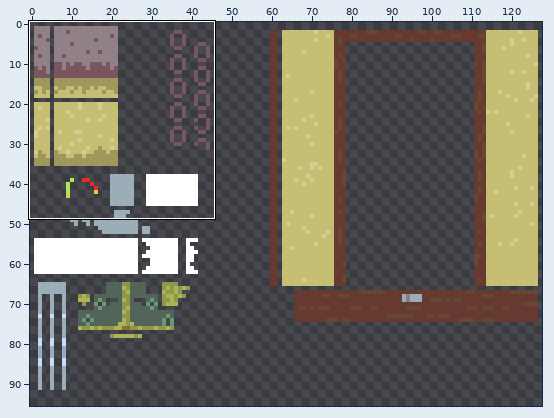
Edited in one commit: sprite sheet (3D Pixel art/Wall Set/DoorFrame_Stop_Fluorescent_lights_Albedo.png). The first picture is a wide view before the edit; the outline marks the close-up.
Close-up. Old version:
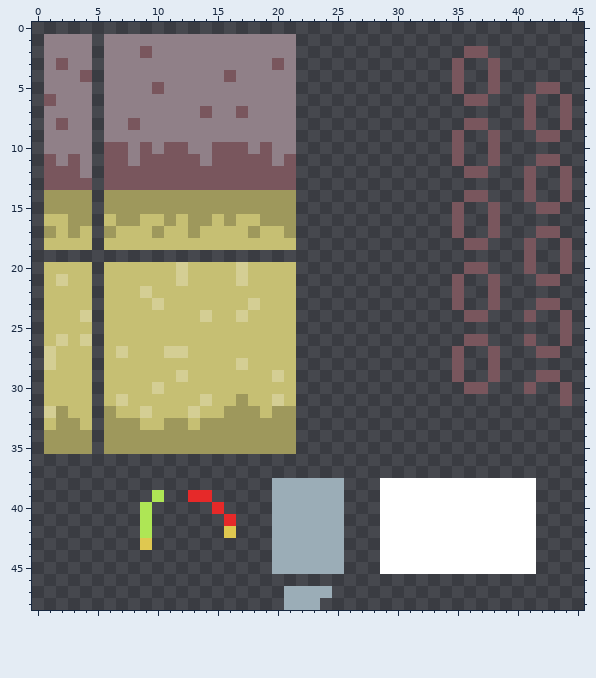
The file is 128x128 pixels. Shown: x 0..45, y 0..48. The wide view leaves out empty margins.
And afterwards:
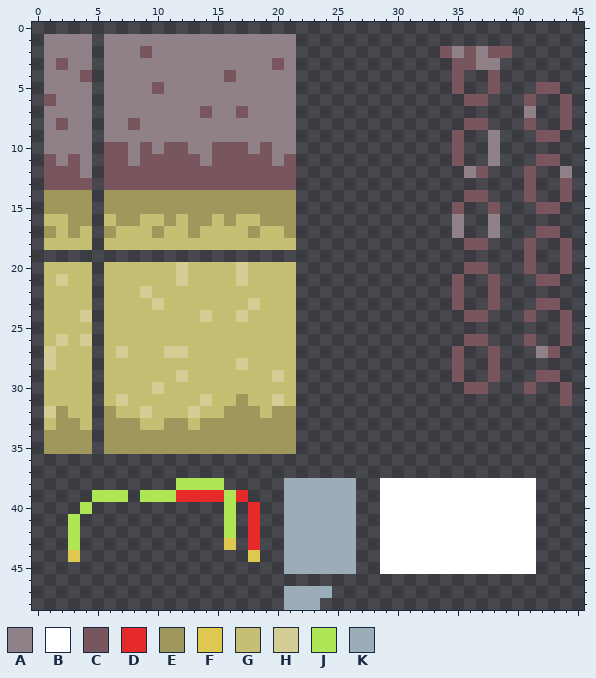
Palette (. is transparent): A #908088  B #ffffff  C #79565d  D #e62929  E #9e985c  F #dfc850  G #c6bf73  H #d4ce94  J #aee655  K #9badb7
Edits made:
There is now colour A in row 2 at x 35; in row 3 at x 37.
The edit turns colour C into colour A in row 2 at x 37; in row 3 at x 38; in row 7 at x 41; in rows 9 to 11 at x 38; in row 12 at x 36 and 44; in rows 16 to 17 at x 35 and 38.
The edit turns colour C into colour A in row 27 at x 42.
There is now colour C in row 2 at x 34 and 38 to 39; in row 3 at x 36.
There is now colour D in row 39 at x 12, 15 and 17; in rows 40 to 43 at x 18.
There is now colour F in row 43 at x 16; in row 44 at x 3 and 18.
There is now colour J in row 38 at x 12 to 15; in row 39 at x 5 to 7, 9, 11 and 16; in row 40 at x 4 and 16; in rows 41 to 43 at x 3.
The edit turns colour D into colour J in row 41 at x 16.
The edit turns colour F into colour J in row 42 at x 16.
There is now colour K in rows 38 to 45 at x 26.
The author cleared colour D in row 40 at x 15.
The author cleared colour F in row 43 at x 9.
The author cleared colour J in rows 40 to 42 at x 9.
The author cleared colour K in rows 38 to 45 at x 20.
Where, in picture pixels (left, top, right, bottom), the same in both close-ups:
changed: (440, 46, 536, 238)
changed: (560, 166, 572, 178)
changed: (536, 346, 548, 358)
changed: (68, 478, 284, 574)
added: (344, 478, 356, 574)
